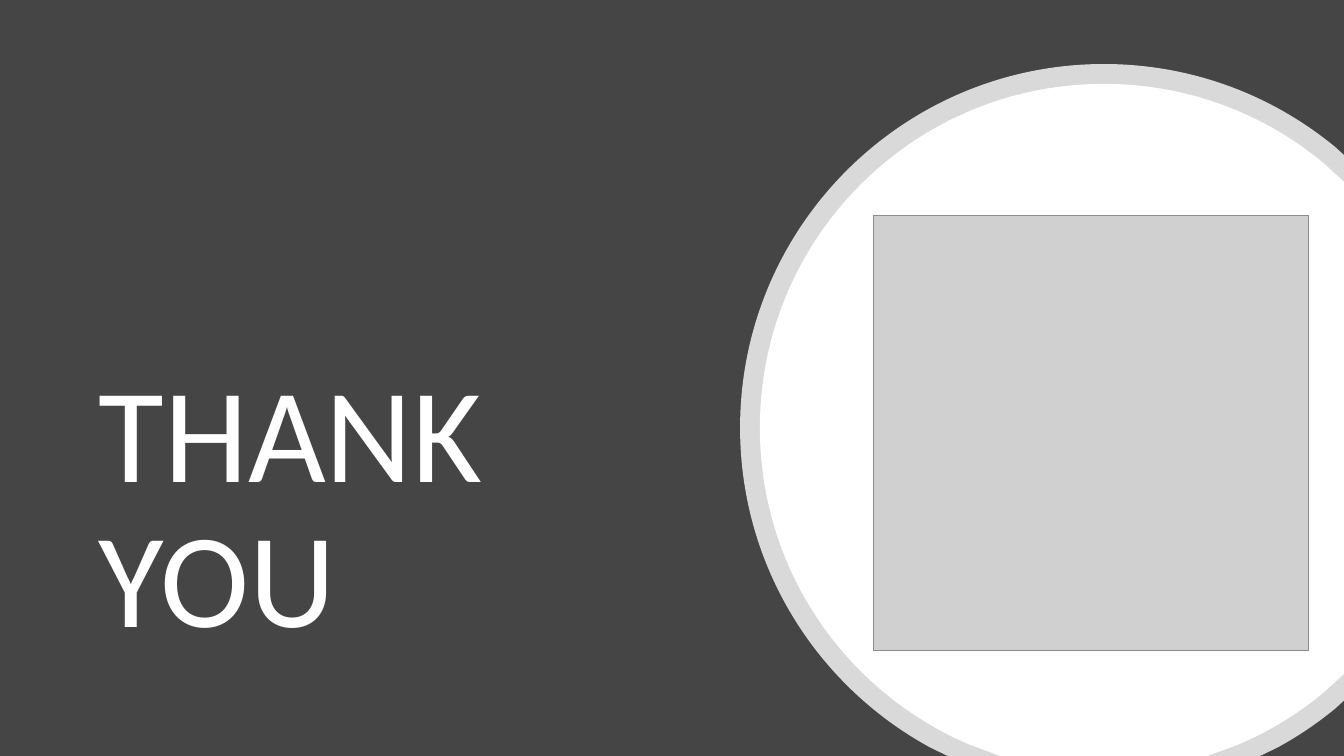
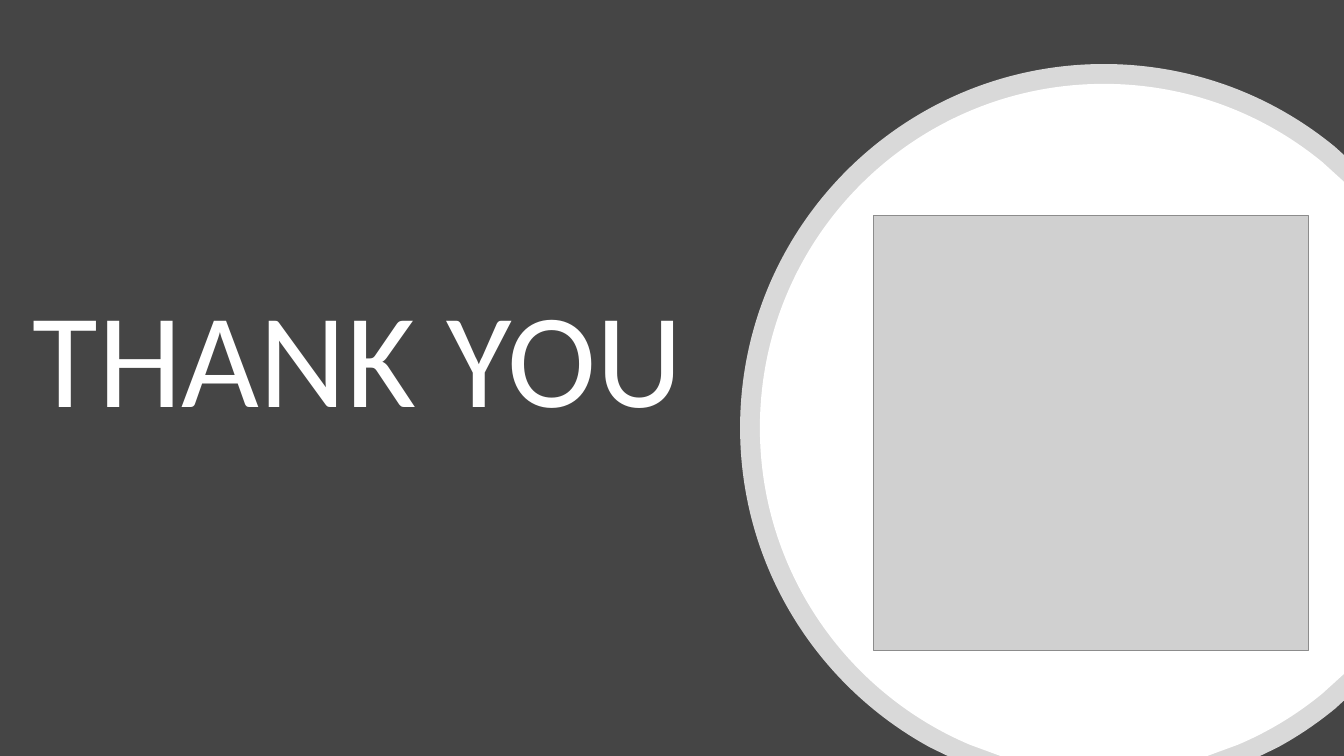
Before and after one commit to uma0441/TwoFactorAuthentication, a slide deck: slide 25 of Mid Term (1).pptx. Drawn at 1344x756 pixels with LibreOffice and Linux fonts; fonts in the diff are those of the drawing; grey boxes stand for pictures. Boxes give left, top, right and bottom in pixels: in the first picture for what was removed or moved away, otherwise in the second. Text is boxed around its words. In the diff, an @@ line names an element or a change of style, - is before the commit and + after.

```diff
--- a/Mid Term (1).pptx
+++ b/Mid Term (1).pptx
@@ text "THANK YOU" rewrapped from [99, 395, 482, 628] to [33, 320, 682, 408] @@
```
Also in this commit, not shown: 7 other slides changed, 1 slide added, 1 slide removed.
